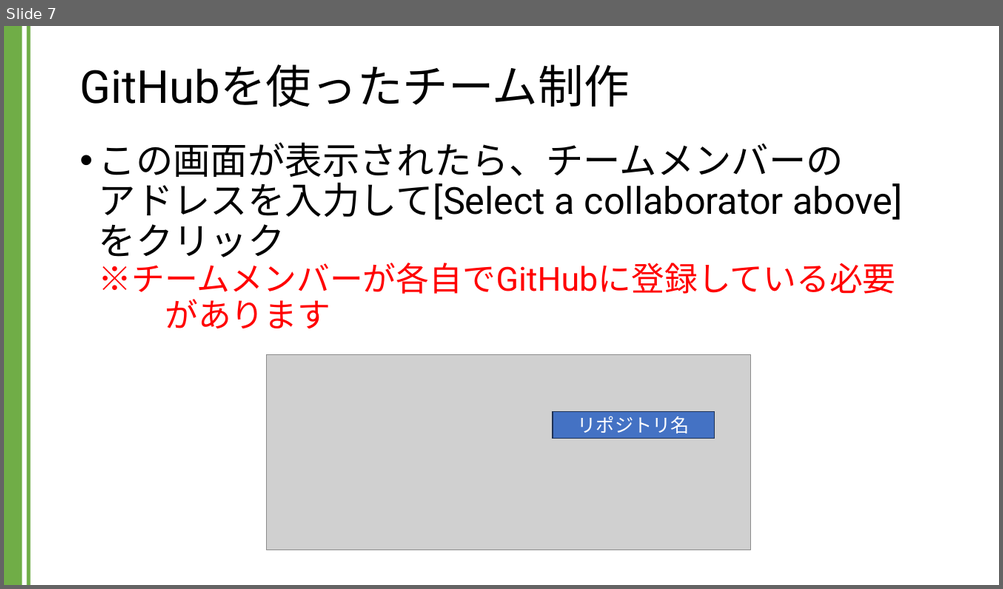
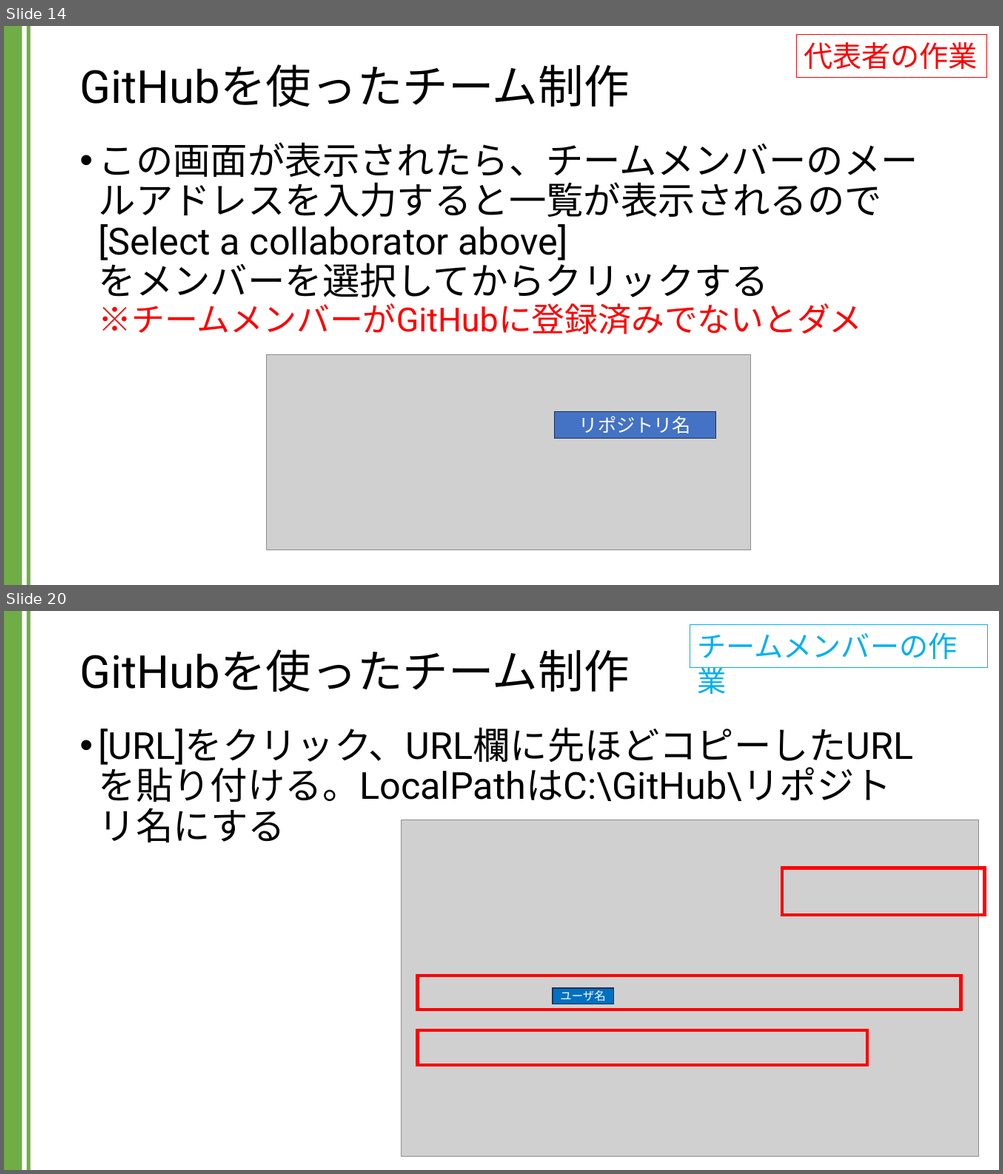
Before and after one commit to kic-murata/cpp2024, a slide deck: 授業資料/GitHubを用いたチーム制作.pptx. Shown one above the other, each under a label of ours: slide 7 before the commit, slides 14 and 20 after it; the slides between them are not shown. The pictures are 1003x589 and 1003x1174 pixels, drawn with LibreOffice and Linux fonts; fonts in the diff are those of the drawing; grey boxes stand for pictures. Boxes give left, top, right and bottom in pixels: in the first picture for what was removed or moved away, otherwise in the second. Text is boxed around its words. In the diff, an @@ line names an element or a change of style, - is before the commit and + after.

```diff
--- a/授業資料/GitHubを用いたチーム制作.pptx
+++ b/授業資料/GitHubを用いたチーム制作.pptx
@@ slide 20 added at (4,611,999,1170), background #FFFFFF; not listed: 2 template elements that a slide beside it also shows @@
@@ rectangle added at (690,624,987,667), outline #00B0F0 0.75 pt, 28 pt, text #00B0F0 @@
+チームメンバーの作業
@@ title added at (79,649,629,692), 44 pt, text #000000 @@
+GitHubを使ったチーム制作
@@ text added at (99,727,913,843), 36 pt, text #000000 @@
+• [URL]をクリック、URL欄に先ほどコピーしたURLを貼り付ける。LocalPathはC:\GitHub\リポジトリ名にする
@@ picture added at (401,820,979,1157) @@
@@ rectangle added at (782,869,984,915), outline #FF0000 3 pt @@
@@ rectangle added at (418,976,961,1010), outline #FF0000 3 pt @@
@@ rectangle added at (552,988,614,1005), fill #0070C0, outline #1E3256 1 pt, 11 pt, text #FFFFFF @@
+ユーザ名
@@ rectangle added at (418,1031,868,1065), outline #FF0000 3 pt @@
@@ what was slide 7 is now slide 14 @@
@@ slide 14 changed as well @@
@@ rectangle added at (797,34,987,77), outline #FF0000 0.75 pt, 28 pt, text #FF0000 @@
+代表者の作業
@@ text at (99,142,918,335): text changed @@
-• この画面が表示されたら、チームメンバーの
-  アドレスを入力して[Select a collaborator above]をクリック
-  ※チームメンバーが各自でGitHubに登録している必要
-  があります
+• この画面が表示されたら、チームメンバーのメールアドレスを入力すると一覧が表示されるので
+  [Select a collaborator above]
+  をメンバーを選択してからクリックする
+  ※チームメンバーがGitHubに登録済みでないとダメ
```
Also in this commit, not shown: 5 other slides changed, 27 other slides added, 2 other files.
